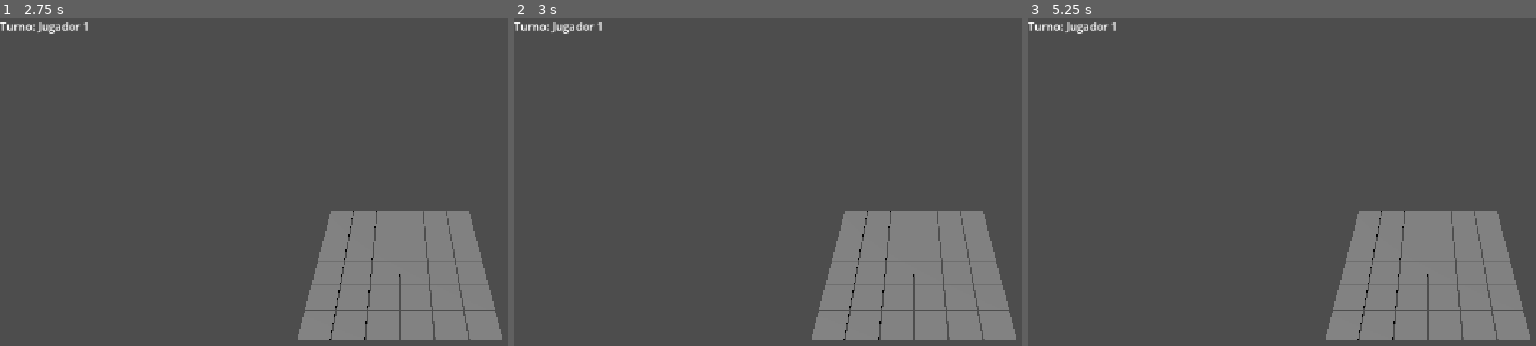
Above: before the commit, frames 1-3 (left to right).
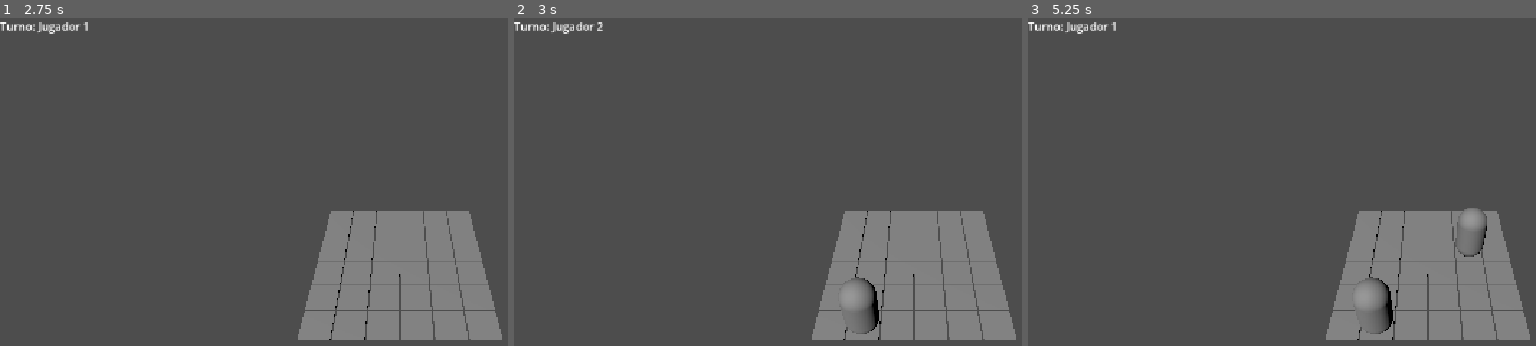
Above: after the commit, the same moments.

Repository: sebash278/boop
Game: Godot game, scene res://scenes/game.tscn
The game is run twice, just before and just after one commit, with the same random seed, the same clock (stepped at 60 frames per second) and the same inputs. The project has no main scene, so this scene is started directly.
Inputs (mouse positions are in pixels of both pictures, inside the frame that each line leads up to):
- Up to frame 1 (2.75 s): tap Enter at 0.5, 2 s; move the mouse to (outside the picture) at 0.52 s; click (outside the picture) at 0.67 s; tap Space at 1.25 s; move the mouse to (238, 264) at 1.27 s; click (238, 264) at 1.42 s; move the mouse to (477, 142) at 2.02 s; click (477, 142) at 2.17 s
- Up to frame 2 (3 s): tap Space at 2.75 s; move the mouse to (874, 332) at 2.77 s; click (874, 332) at 2.92 s
- Up to frame 3 (5.25 s): tap Enter at 3.5 s; move the mouse to (outside the picture) at 3.52 s; click (outside the picture) at 3.67 s; tap Space at 4.25 s; move the mouse to (1185, 175) at 4.27 s; click (1185, 175) at 4.42 s; move the mouse to (1469, 244) at 5.02 s; click (1469, 244) at 5.17 s

Frame 1 is identical in both runs. In frame 2, 0.5% of the frame differs, in the area x 16-72%, y 1-97%; in frame 3, 0.7%, in the area x 64-91%, y 57-97%.

Commit message:
feat(game): connect game logic with raycast cell clicks

Diff:
--- a/scripts/game.gd
+++ b/scripts/game.gd
@@ -1,11 +1,91 @@
+## manages game flow
 extends Node3D
 
+@onready var board: Board = $Board
+@onready var cats_root: Node3D = $Cats
+@onready var turn_label: Label = $UI/TurnLabel
+@onready var click_raycaster: ClickRaycaster = $ClickRaycaster
 
-# Called when the node enters the scene tree for the first time.
+const CAT_SCENE := preload("res://scenes/cat.tscn")
+
+var current_player := 0
+
 func _ready() -> void:
-	pass # Replace with function body.
+	click_raycaster.cell_clicked.connect(_on_cell_clicked)
+	update_turn_label()
 
+## turn flow: place a cat -> physics -> next turn
+func _on_cell_clicked(coords: Vector2i) -> void:
+	if not board.is_cell_empty(coords):
+		return
 
-# Called every frame. 'delta' is the elapsed time since the previous frame.
-func _process(delta: float) -> void:
-	pass
+	place_cat(coords)
+	push_nearby_cats(coords)
+	switch_turn()
+
+func place_cat(coords: Vector2i) -> void:
+	var cat := CAT_SCENE.instantiate()
+	cat.position = board.to_world(coords) + Vector3(0, 0.5, 0)
+	cats_root.add_child(cat)
+
+	board.grid[coords]["cat"] = cat
+
+func switch_turn() -> void:
+	current_player = 1 - current_player
+	update_turn_label()
+
+func update_turn_label() -> void:
+	turn_label.text = "Turno: Jugador %d" % (current_player + 1)
+
+## looks for 4 directions and pushes cats
+func push_nearby_cats(coords: Vector2i) -> void:
+	var directions: Array[Vector2i] = [
+		Vector2i.UP,
+		Vector2i.DOWN,
+		Vector2i.LEFT,
+		Vector2i.RIGHT,
+	]
+
+	for dir in directions:
+		var target_coords := coords + dir
+
+		if not board.grid.has(target_coords):
+			continue
+
+		var cat = board.grid[target_coords]["cat"]
+
+		if cat == null:
+			continue
+
+		var destination := target_coords + dir
+		move_cat(cat, target_coords, destination)
+
+## logic movement of cats and animations
+## Boop rules in game
+## 1. Cat outside the board = DEAD (delete)
+## 2. If cell is ocupped, BLOCK
+## 3. If cell is free, animation and board update
+func move_cat(cat: Node3D, from_coords: Vector2i, to_coords: Vector2i) -> void:
+	# clear original position before validation
+	board.grid[from_coords]["cat"] = null
+
+	# case 1: pushed outside board
+	if not board.grid.has(to_coords):
+		remove_cat(cat)
+		return
+
+	# case 2: cell blocked by another cat
+	if board.grid[to_coords]["cat"] != null:
+		board.grid[from_coords]["cat"] = cat
+		return
+
+	# case 3: valid movement
+	board.grid[to_coords]["cat"] = cat
+
+	# visual animation to new position
+	var tween := create_tween()
+	var target_position := board.to_world(to_coords) + Vector3(0, 0.5, 0)
+	tween.tween_property(cat, "position", target_position, 0.2)
+
+func remove_cat(cat: Node3D) -> void:
+	cat.queue_free()
